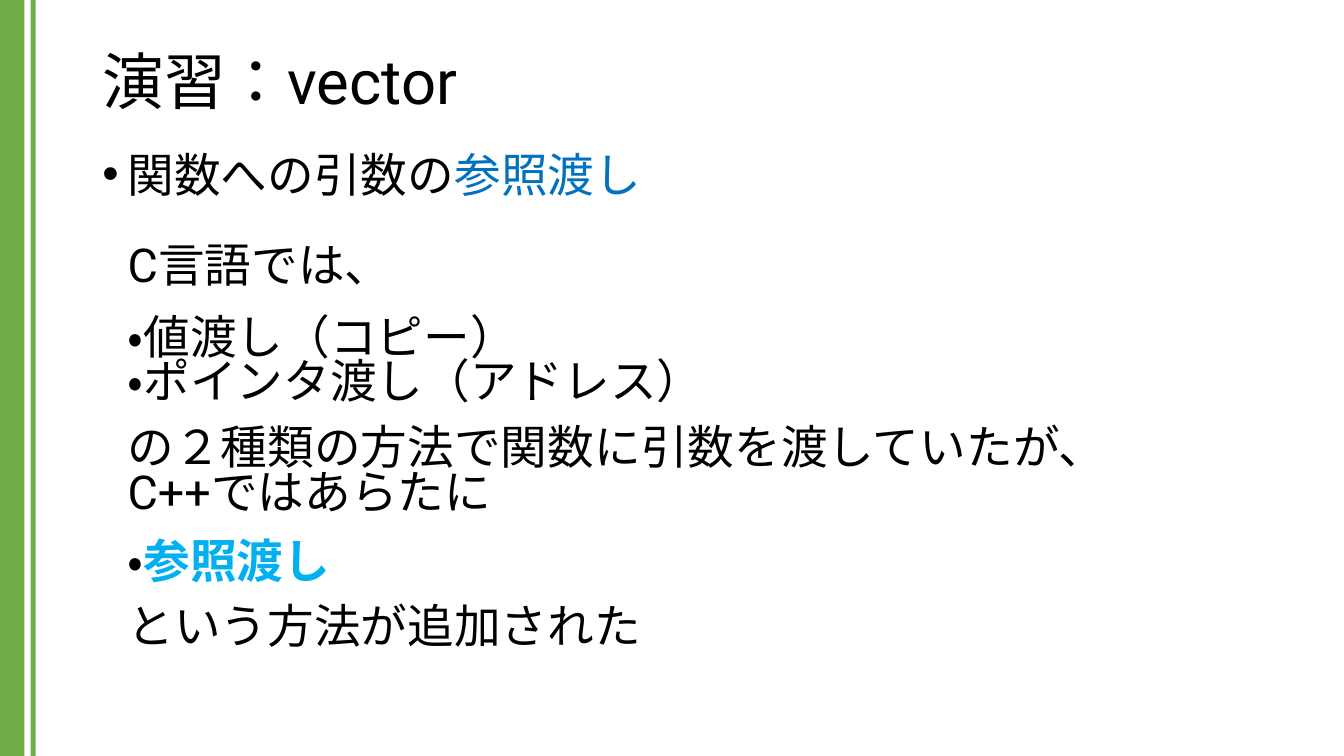
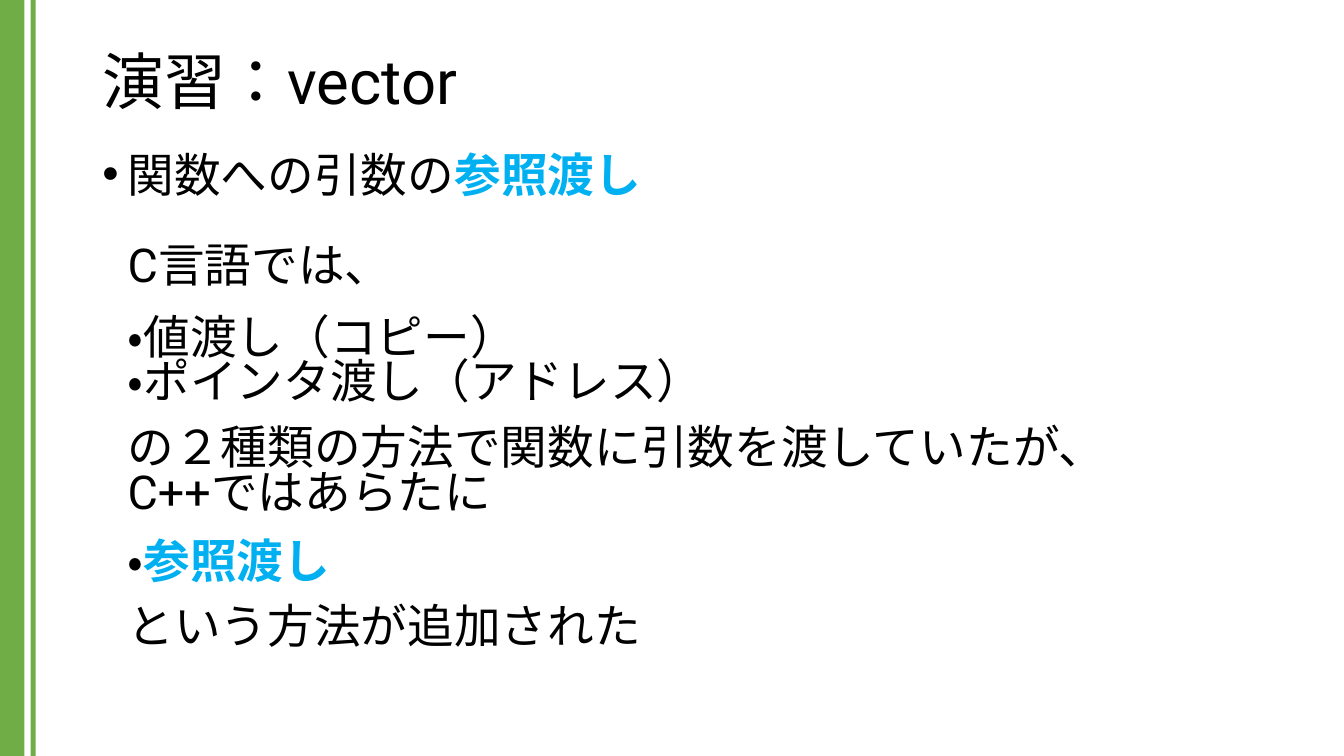
Before and after one commit to kic-murata/cpp2024, a slide deck: slide 12 of 授業資料/演習課題：vector.pptx (slide 9 before the commit). Drawn at 1344x756 pixels with LibreOffice and Linux fonts; fonts in the diff are those of the drawing. Boxes give left, top, right and bottom in pixels: in the first picture for what was removed or moved away, otherwise in the second. Text is boxed around its words. In the diff, an @@ line names an element or a change of style, - is before the commit and + after.

```diff
--- a/授業資料/演習課題：vector.pptx
+++ b/授業資料/演習課題：vector.pptx
@@ text "関数への引数の参照渡し C言語では、 ・値渡し（コピー） ・ポインタ渡し（アドレス） の２種類の方法で関数に引数を渡して ..." at box(128, 152, 1106, 647): text colour #0070C0 to #00B0F0, bold on in "関数への引数の参照渡し" @@
```
Also in this commit, not shown: 11 other slides changed, 3 slides added.
